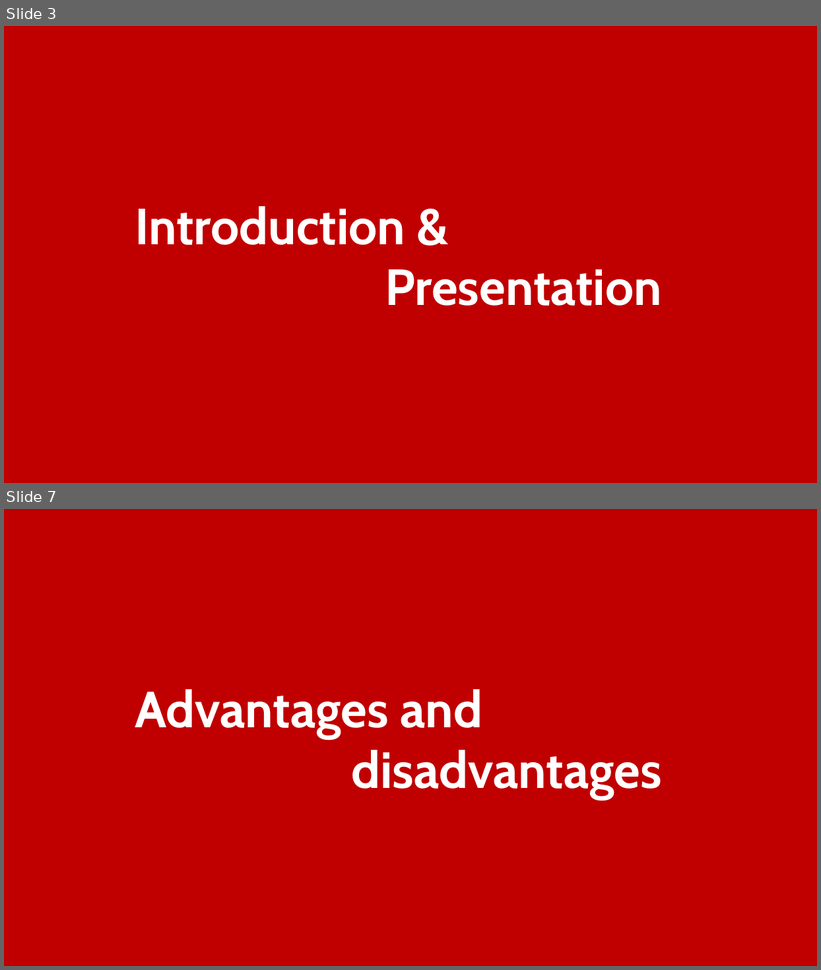
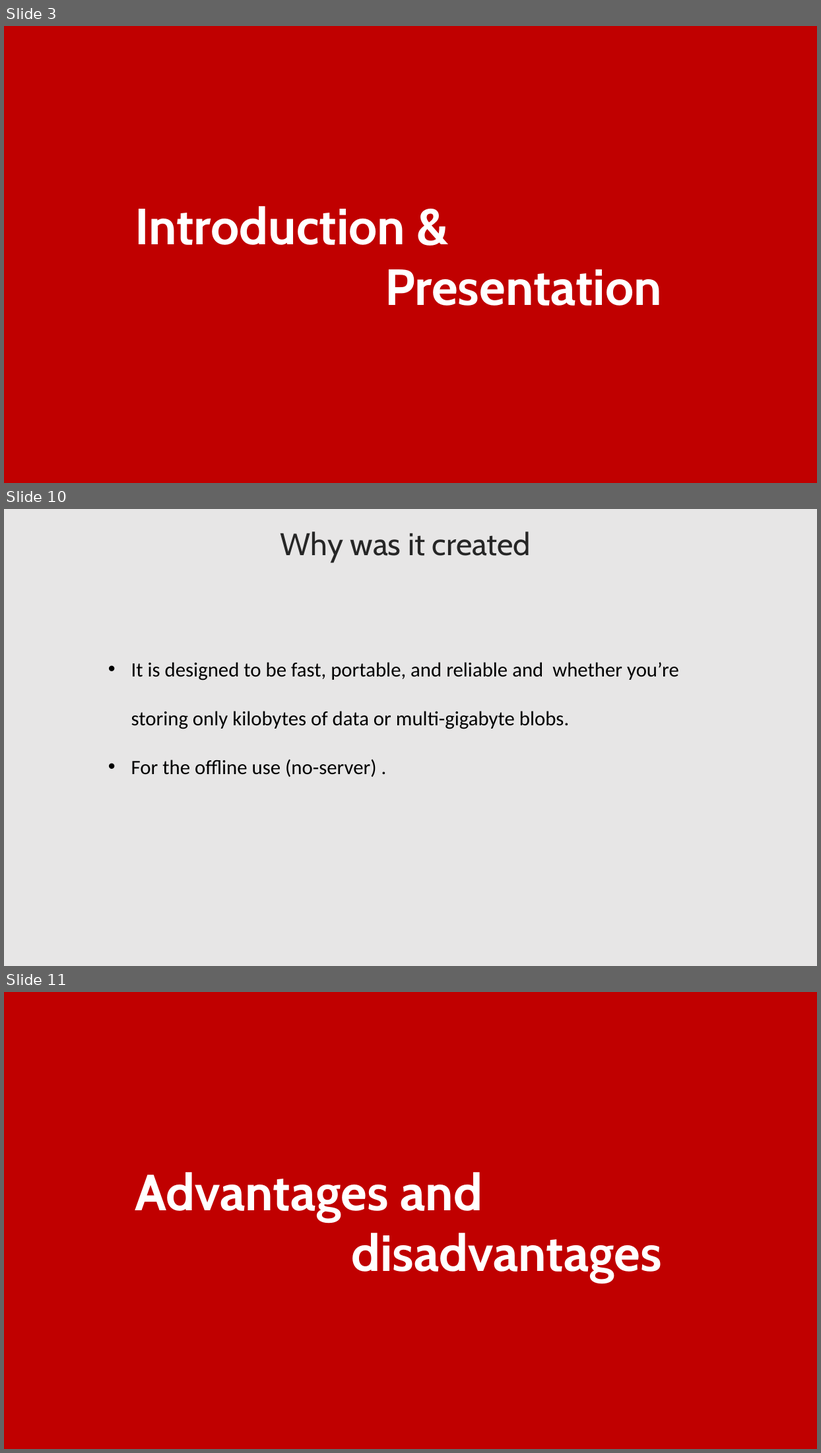
Before and after one commit to lahcenrahlaoui/Wingardium_Leviosaaaa, a slide deck: Presentation-projet-SQLite.pptx. Shown one above the other, each under a label of ours: slides 3 and 7 before the commit, slides 3, 10 and 11 after it; the slides between them are not shown. The pictures are 821x970 and 821x1453 pixels, drawn with LibreOffice and Linux fonts; fonts in the diff are those of the drawing. Boxes give left, top, right and bottom in pixels: in the first picture for what was removed or moved away, otherwise in the second. Text is boxed around its words. In the diff, an @@ line names an element or a change of style, - is before the commit and + after.

```diff
--- a/Presentation-projet-SQLite.pptx
+++ b/Presentation-projet-SQLite.pptx
@@ slide 10 added at [4,509,817,966], background #E7E6E6 @@
@@ text added at [281,531,531,563], 37 pt, text #262626 @@
+Why was it created
@@ text added at [131,662,679,777], 24 pt, text #000000 @@
+  • It is designed to be fast, portable, and reliable and whether you’re storing only kilobytes of data or multi-gigabyte blobs.
+  • For the offline use (no-server) .
@@ what was slide 7 is now slide 11 @@
```
Also in this commit, not shown: 4 slides changed, 9 other slides added, 1 slide removed, 7 other files.
